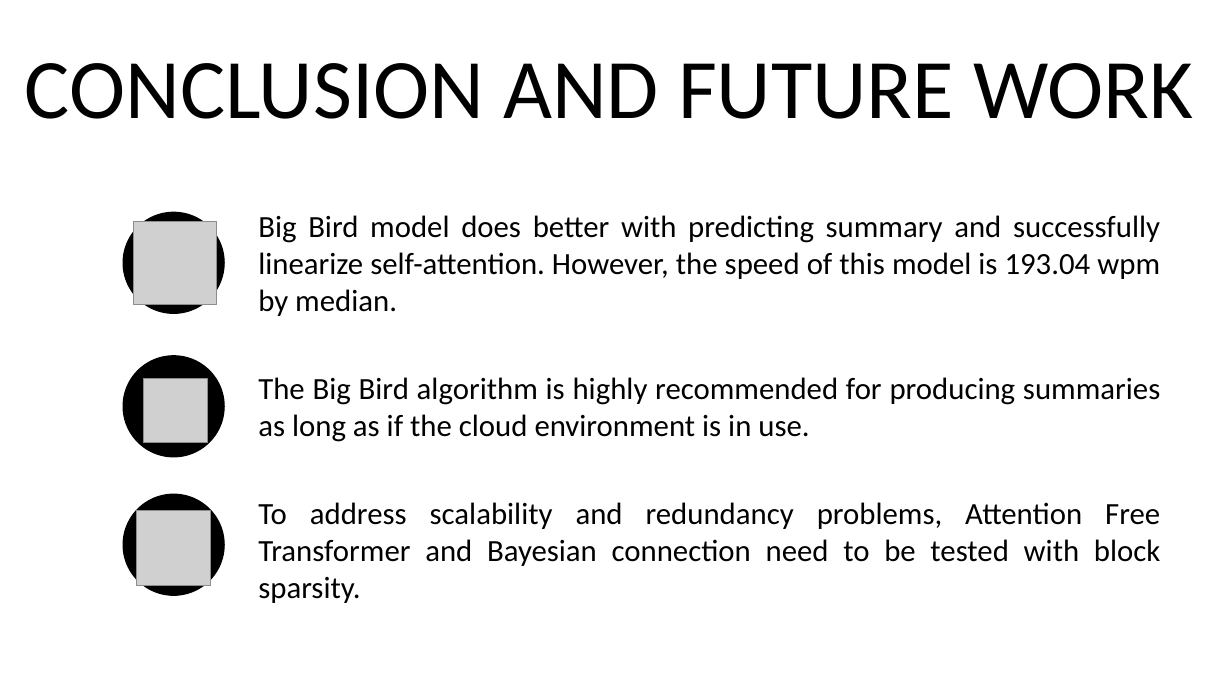
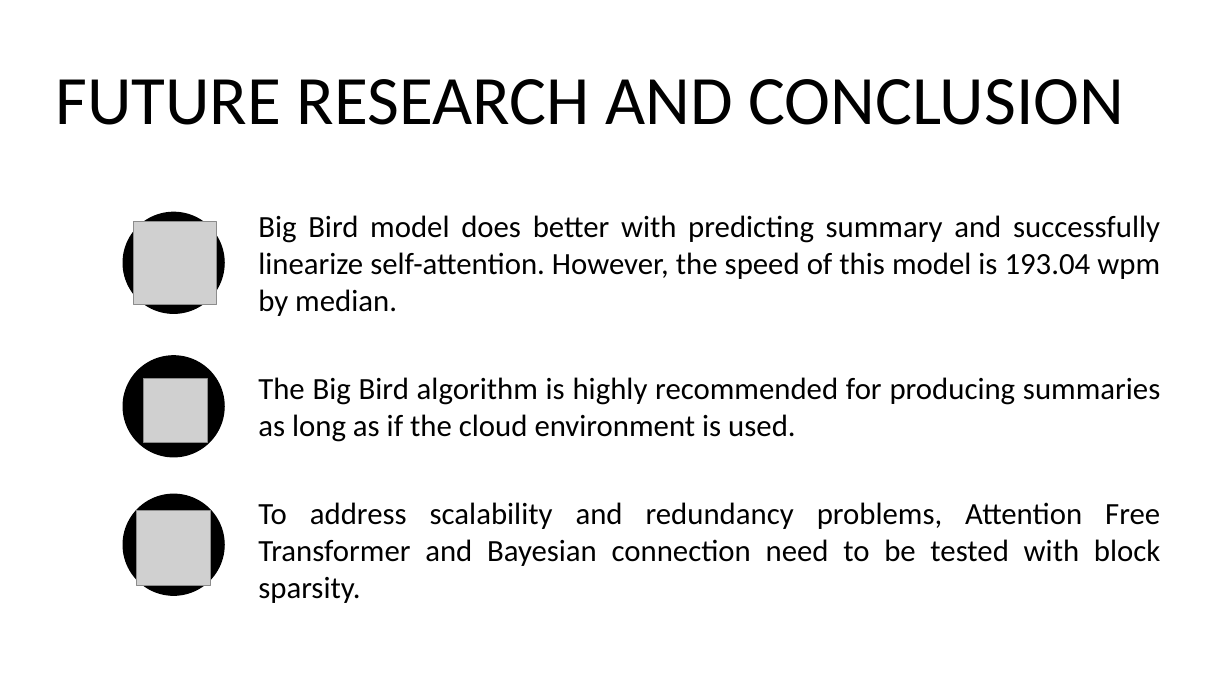
Before and after one commit to jonahwinninghoff/Text-Summarization, a slide deck: slide 21 of Presentation/BigBird.pptx. Drawn at 1232x693 pixels with LibreOffice and Linux fonts; fonts in the diff are those of the drawing; grey boxes stand for pictures. Boxes give left, top, right and bottom in pixels: in the first picture for what was removed or moved away, otherwise in the second. Text is boxed around its words. In the diff, an @@ line names an element or a change of style, - is before the commit and + after.

```diff
--- a/Presentation/BigBird.pptx
+++ b/Presentation/BigBird.pptx
@@ text at (x1=55, y1=79, x2=1124, y2=125): text changed; size 66 to 54 pt @@
-CONCLUSION AND FUTURE WORK
+FUTURE RESEARCH AND CONCLUSION
@@ text at (x1=258, y1=377, x2=1160, y2=442): text changed @@
-The Big Bird algorithm is highly recommended for producing summaries as long as if the cloud environment is in use.
+The Big Bird algorithm is highly recommended for producing summaries as long as if the cloud environment is used.
```
Also in this commit, not shown: 8 other slides changed, 1 other file.
